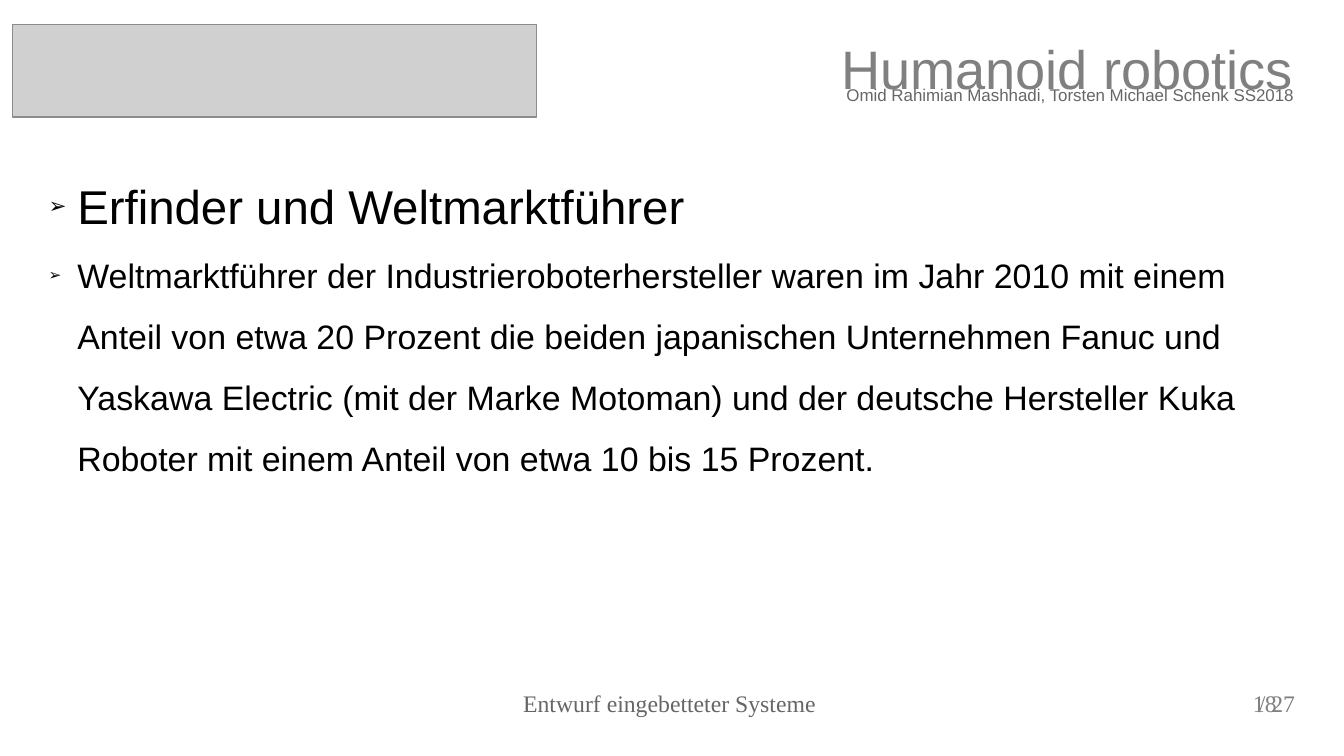
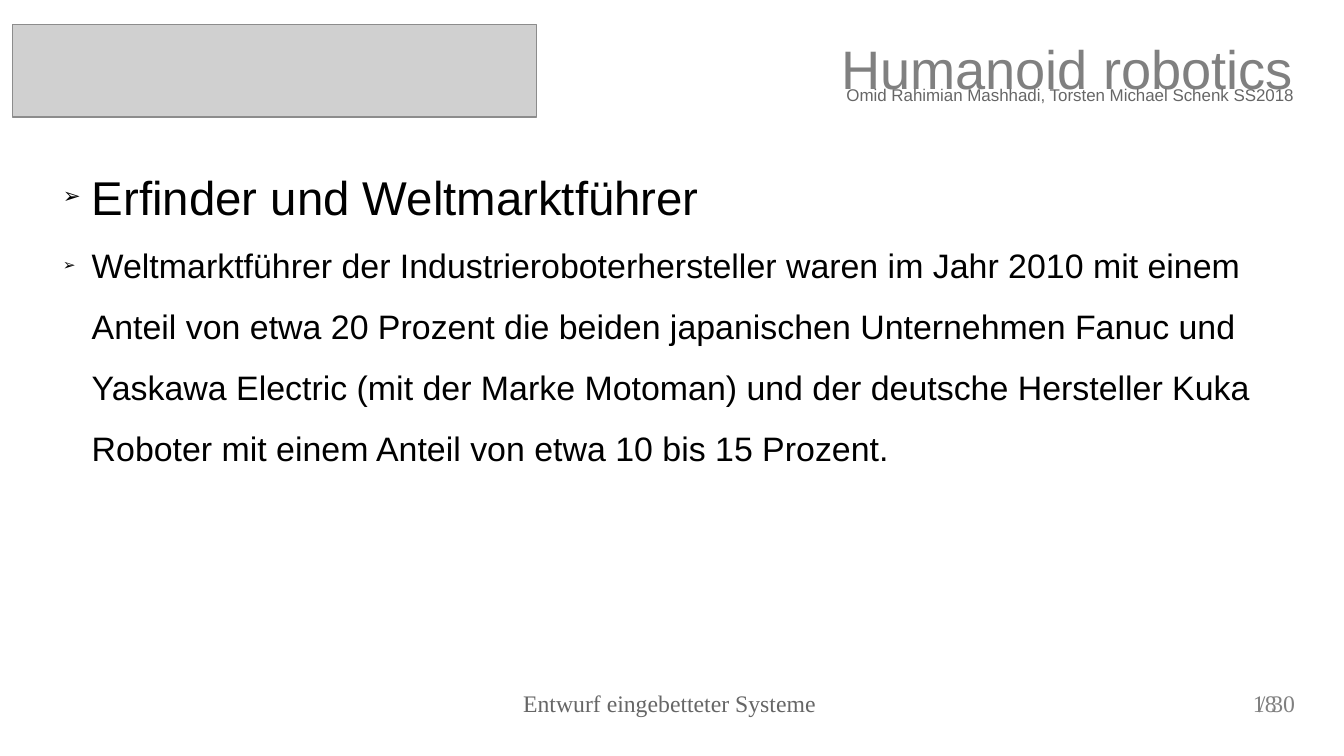
Before and after one commit to torstenschenk/beuth-avatar-ss2018, a slide deck: slide 18 of Presentation/HumanoidRobotic.odp. Drawn at 1344x756 pixels with LibreOffice and Linux fonts; fonts in the diff are those of the drawing; grey boxes stand for pictures. Boxes give left, top, right and bottom in pixels: in the first picture for what was removed or moved away, otherwise in the second. Text is boxed around its words. In the diff, an @@ line names an element or a change of style, - is before the commit and + after.

```diff
--- a/Presentation/HumanoidRobotic.odp
+++ b/Presentation/HumanoidRobotic.odp
@@ text "Erfinder und Weltmarktführer": place and size @@
-text "Erfinder und Weltmarktführer" at bbox=[77, 189, 1235, 472]
+text "Erfinder und Weltmarktführer" at bbox=[92, 180, 1249, 462]
@@ text at bbox=[1271, 696, 1295, 712]: text changed @@
-/ 27
+/ 30
```
Also in this commit, not shown: 23 other slides changed, 5 slides added, 2 slides removed, 12 other files.
